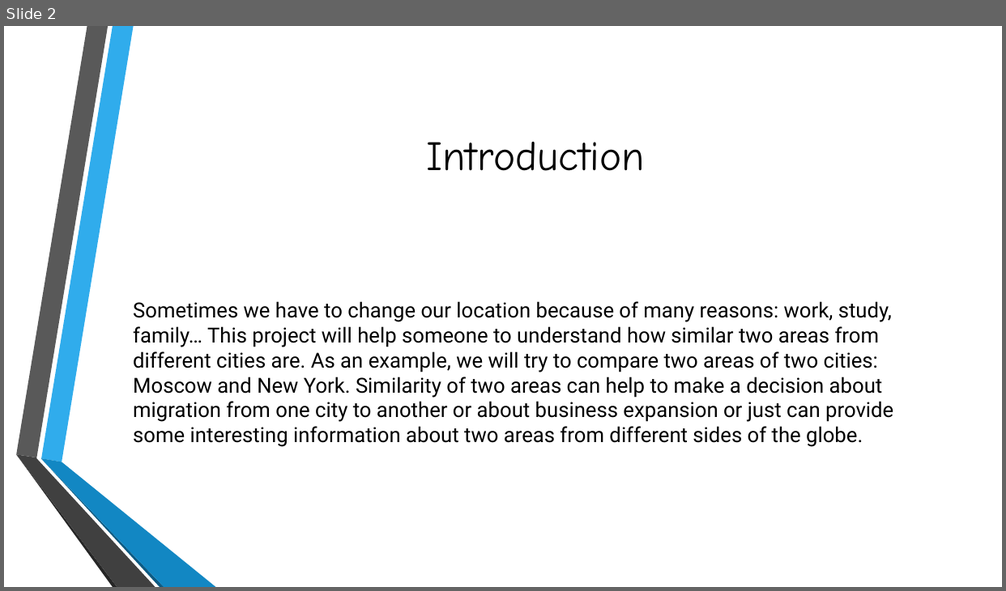
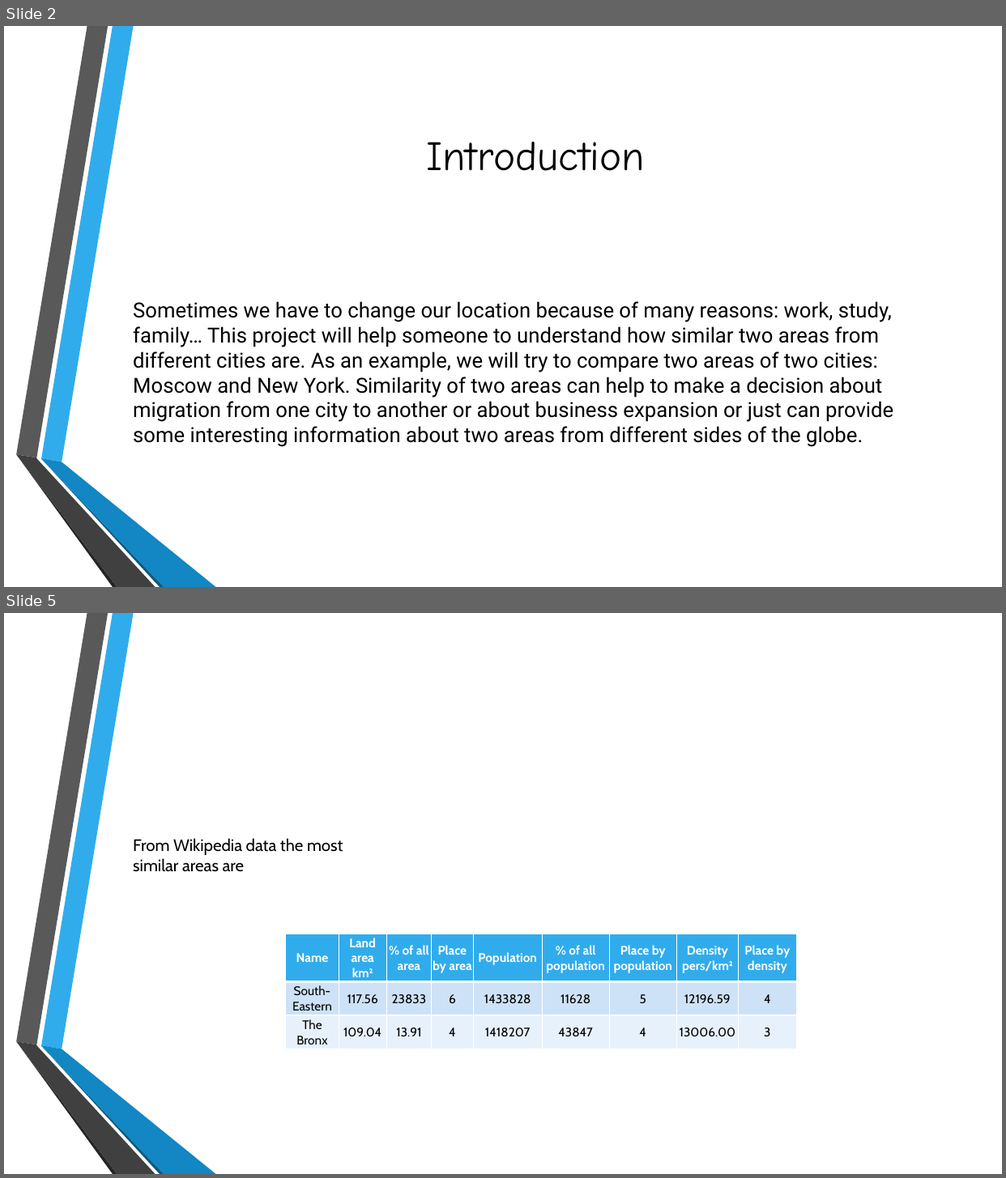
Before and after one commit to xzeqtr/Coursera_IBM_Data_Science, a slide deck: Final/Final.pptx. Shown one above the other, each under a label of ours: slide 2 before the commit, slides 2 and 5 after it; the slides between them are not shown. The pictures are 1006x591 and 1006x1178 pixels, drawn with LibreOffice and Linux fonts; fonts in the diff are those of the drawing; background and template pictures are left out. Boxes give left, top, right and bottom in pixels: in the first picture for what was removed or moved away, otherwise in the second. Text is boxed around its words. In the diff, an @@ line names an element or a change of style, - is before the commit and + after.

```diff
--- a/Final/Final.pptx
+++ b/Final/Final.pptx
@@ slide 5 added at (x1=4, y1=613, x2=1002, y2=1174), background picture (left out); not listed: 6 template elements that a slide beside it also shows @@
@@ text added at (x1=133, y1=838, x2=343, y2=872), 16 pt, text #000000 @@
+From Wikipedia data the most similar areas are
@@ table added at (x1=286, y1=934, x2=798, y2=1050), 3 rows, 9 columns @@
+Name | Land area km² | % of all area | Place by area | Population | % of all population | Place by population | Density pers/km² | Place by density
+South-Eastern | 117.56 | 23833 | 6 | 1433828 | 11628 | 5 | 12196.59 | 4
+The Bronx | 109.04 | 13.91 | 4 | 1418207 | 43847 | 4 | 13006.00 | 3
```
Also in this commit, not shown: 1 slide changed, 1 other slide added.
